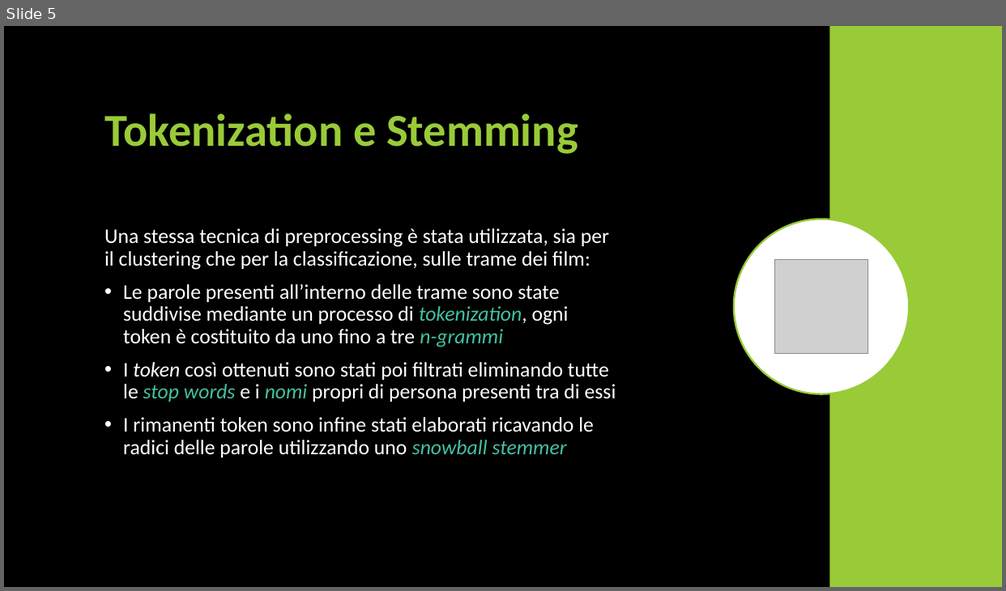
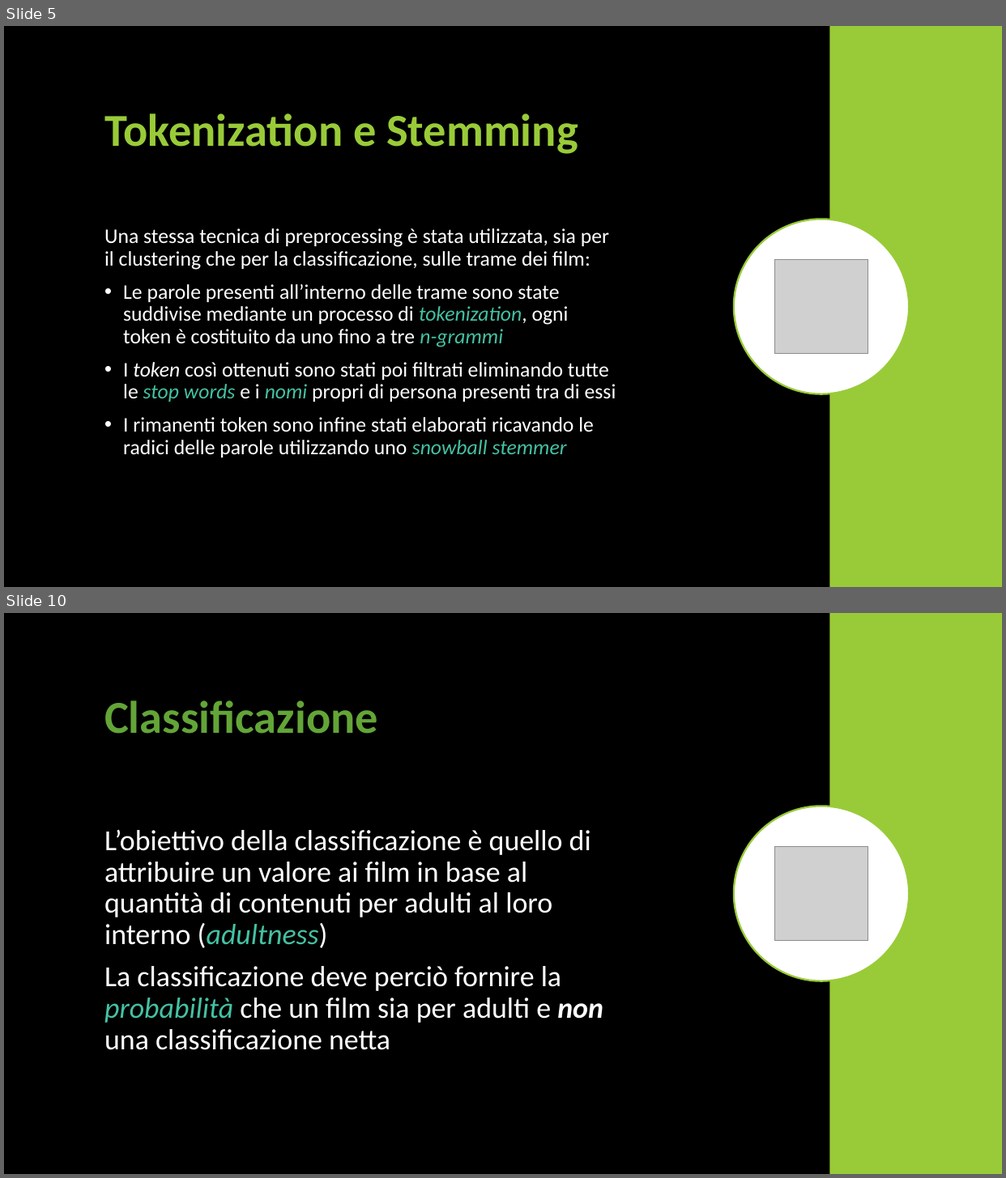
Before and after one commit to unipi-fr/LargeScaleMultiStructureDatabases, a slide deck: Task2/Documentation/Data Mining/Presentazione Data Mining.pptx. Shown one above the other, each under a label of ours: slide 5 before the commit, slides 5 and 10 after it; the slides between them are not shown. The pictures are 1006x591 and 1006x1178 pixels, drawn with LibreOffice and Linux fonts; fonts in the diff are those of the drawing; grey boxes stand for pictures. Boxes give left, top, right and bottom in pixels: in the first picture for what was removed or moved away, otherwise in the second. Text is boxed around its words. In the diff, an @@ line names an element or a change of style, - is before the commit and + after.

```diff
--- a/Task2/Documentation/Data Mining/Presentazione Data Mining.pptx
+++ b/Task2/Documentation/Data Mining/Presentazione Data Mining.pptx
@@ slide 10 added at bbox=[4, 613, 1002, 1174], background #000000 @@
@@ rectangle added at bbox=[829, 613, 1002, 1174], fill #99CB38 @@
@@ title added at bbox=[104, 700, 378, 734], 44 pt, text #63A537, bold @@
+Classificazione
@@ ellipse added at bbox=[734, 806, 909, 982], fill #FFFFFF, outline #99CB38 1.75 pt @@
@@ text added at bbox=[104, 829, 603, 1050], 28 pt, text #FFFFFF @@
+L’obiettivo della classificazione è quello di attribuire un valore ai film in base al quantità di contenuti per adulti al loro interno (adultness)
+La classificazione deve perciò fornire la probabilità che un film sia per adulti e non una classificazione netta
@@ picture added at bbox=[775, 847, 868, 941] @@
```
Also in this commit, not shown: 6 slides changed, 9 other slides added, 1 slide removed, 9 other files.
